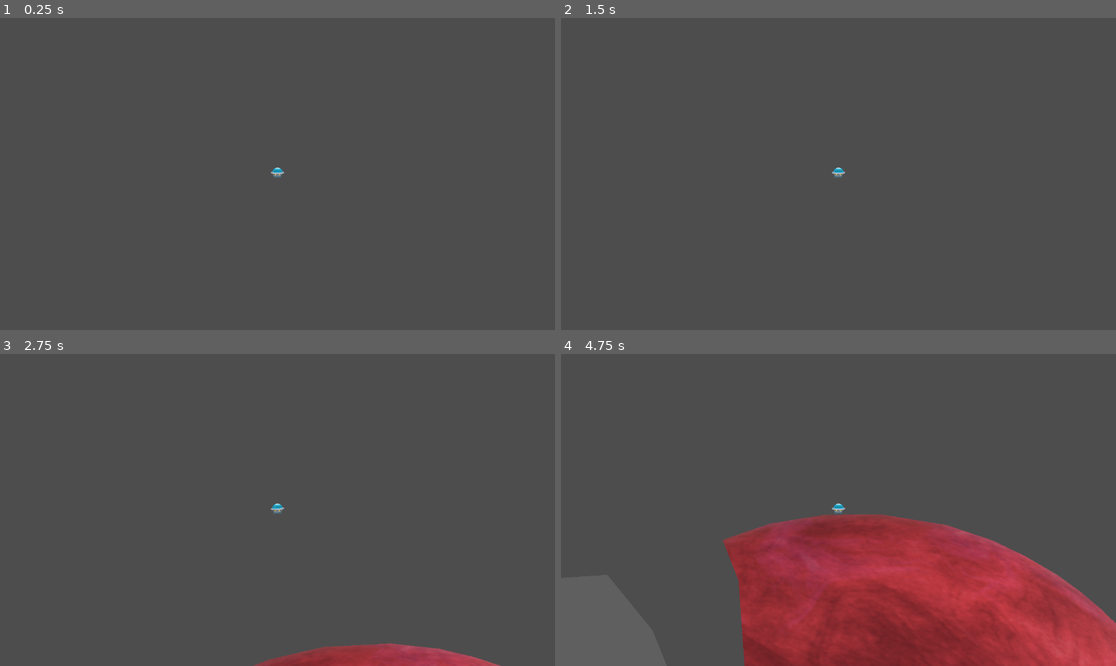
Above: before the commit, frames 1-4 (two rows, left to right).
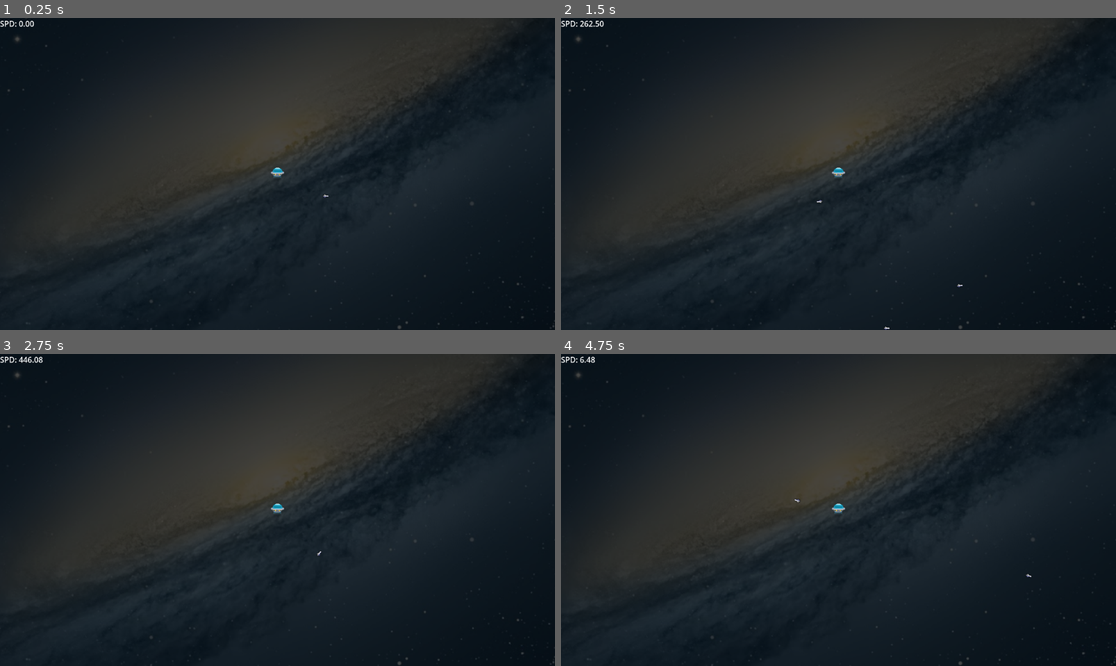
Above: after the commit, the same moments.

Repository: DeniZka/gravity_test
Game: Godot game, scene res://scene.tscn
The game is run twice, just before and just after one commit, with the same random seed, the same clock (stepped at 60 frames per second) and the same inputs. The engine's default icon, where the game draws it, is replaced by a stand-in: a white triangle on a blue panel in a dark square.
Inputs (mouse positions are in pixels of both pictures, inside the frame that each line leads up to):
- Up to frame 1 (0.25 s): no input
- Up to frame 2 (1.5 s): tap Enter at 0.5 s; move the mouse to (960, 158) at 0.52 s; hold D (right) 0.53-1.25 s; hold Space (force) 0.53-1.25 s; click (960, 158) at 0.67 s; tap T (test) at 0.8 s; drag from (727, 189) to (838, 174) at 1.27 s
- Up to frame 3 (2.75 s): move the mouse to (333, 441) at 2.02 s; hold D (right) from 2.03 s (still down); hold Space (force) from 2.03 s (still down); click (333, 441) at 2.17 s; tap T (test) at 2.3 s
- Up to frame 4 (4.75 s): release D (right) at 2.75 s; release Space (force) at 2.75 s; drag from (810, 572) to (672, 463) at 2.77 s; move the mouse to (1005, 556) at 3.52 s; hold A (left) 3.53-4.25 s; hold T (test) 3.53-4.25 s; click (1005, 556) at 3.67 s; drag from (672, 463) to (838, 510) at 4.27 s

The runs differ from the first frame. In frame 1, 97% of the frame differs, in the area x 0-100%, y 0-100%; in frame 2, 97%; in frame 3, 97%; in frame 4, 97%.

Commit message:
wip: destroy em

Diff:
--- /dev/null
+++ b/amogus.tscn
@@ -0,0 +1,20 @@
+[gd_scene load_steps=4 format=3 uid="uid://b2uwjewfppb18"]
+
+[ext_resource type="Script" uid="uid://yaka46uyewui" path="res://red_planet.gd" id="1_0syxu"]
+[ext_resource type="Texture2D" uid="uid://d2ih4e85vfueb" path="res://images/suit_owner.png" id="1_2mwk0"]
+[ext_resource type="Texture2D" uid="uid://bm0kxiuqmhu7c" path="res://images/suit.png" id="2_0syxu"]
+
+[node name="Amogus" type="AnimatableBody2D"]
+script = ExtResource("1_0syxu")
+
+[node name="CollisionPolygon2D" type="CollisionPolygon2D" parent="."]
+polygon = PackedVector2Array(-46, -45, -45, -50, -43, -57, -41, -64, -38, -72, -33, -80, -25, -86, -16, -90, -7, -92, 9, -92, 21, -90, 31, -86, 41, -80, 47, -75, 51, -69, 52, -67, 53, -65, 57, -64, 63, -60, 68, -54, 72, -43, 72, -31, 70, -25, 66, -19, 63, -16, 64, 2, 64, 29, 62, 44, 55, 77, 52, 83, 48, 86, 45, 88, 38, 89, 31, 89, 22, 88, 17, 86, 13, 80, 11, 62, 10, 61, 6, 61, 5, 62, 5, 71, 5, 80, 3, 88, 1, 91, -4, 95, -14, 97, -30, 97, -39, 94, -42, 89, -45, 59, -58, 58, -65, 55, -70, 49, -74, 37, -75, 27, -76, 4, -73, -20, -69, -37, -62, -42)
+
+[node name="SuitOwner" type="Sprite2D" parent="."]
+position = Vector2(0, 7)
+texture = ExtResource("1_2mwk0")
+
+[node name="Polygon2D" type="Polygon2D" parent="."]
+texture = ExtResource("2_0syxu")
+texture_offset = Vector2(75.965, 92.79)
+polygon = PackedVector2Array(-46, -45, -45, -50, -43, -57, -41, -64, -38, -72, -33, -80, -25, -86, -16, -90, -7, -92, 9, -92, 21, -90, 31, -86, 41, -80, 47, -75, 51, -69, 52, -67, 53, -65, 57, -64, 63, -60, 68, -54, 72, -43, 72, -31, 70, -25, 66, -19, 63, -16, 64, 2, 64, 29, 62, 44, 55, 77, 52, 83, 48, 86, 45, 88, 38, 89, 31, 89, 22, 88, 17, 86, 13, 80, 11, 62, 10, 61, 6, 61, 5, 62, 5, 71, 5, 80, 3, 88, 1, 91, -4, 95, -14, 97, -30, 97, -39, 94, -42, 89, -45, 59, -58, 58, -65, 55, -70, 49, -74, 37, -75, 27, -76, 4, -73, -20, -69, -37, -62, -42)
--- a/character_body_2d.gd
+++ b/character_body_2d.gd
@@ -49,10 +49,7 @@
 					gravity_force = up_direction.rotated(PI) * ga_keys[0].setup.gravity_str
 				else:
 					gravity_force = Vector2.DOWN.rotated(gravity_vector_rotation) * ga_keys[0].setup.gravity_str
-			else:
-				print("wall")
-			#gravity_force = Vector2.DOWN.rotated(gravity_vector_rotation) * ga_keys[0].setup.gravity_str
-			#print("own:", gravity_force)
+			#print("own:", gravity_force)ataaa
 	elif gravity_areas: #fly with gravity mix mplanet gravity
 		for garea in gravity_areas:
 			var nearest_q_len: float = INF
@@ -179,7 +176,7 @@
 	if event.is_action_released("force"):
 		up_force = Vector2.ZERO
 	if event.is_action_pressed("back_force"):
-		back_force = Vector2.DOWN * 150
+		back_force = Vector2.DOWN * 1500
 	if event.is_action_released("back_force"):
 		back_force = Vector2.ZERO
 
--- a/gravity_area.tscn
+++ b/gravity_area.tscn
@@ -3,7 +3,7 @@
 [ext_resource type="Script" uid="uid://dl1mvpq2oswla" path="res://gravity_area.gd" id="1_130um"]
 
 [sub_resource type="CircleShape2D" id="CircleShape2D_mtr83"]
-radius = 273.31
+radius = 404.00125
 
 [node name="Gravity" type="Area2D"]
 script = ExtResource("1_130um")
--- a/pool-manager/Pool2DBasic.gd
+++ b/pool-manager/Pool2DBasic.gd
@@ -1,4 +1,5 @@
 extends Node
+class_name PoolBasic
 
 #!!!----All pooled instances need these 2 things----!!!
 #func despawn() -> called when instance is finished
--- a/project.godot
+++ b/project.godot
@@ -74,6 +74,11 @@
 "events": [Object(InputEventMouseButton,"resource_local_to_scene":false,"resource_name":"","device":-1,"window_id":0,"a …(253 unchanged characters)…
 ]
 }
+shoot={
+"deadzone": 0.2,
+"events": [Object(InputEventMouseButton,"resource_local_to_scene":false,"resource_name":"","device":-1,"window_id":0,"alt_pressed":false,"shift_pressed":false,"ctrl_pressed":false,"meta_pressed":false,"button_mask":1,"position":Vector2(58, 9),"global_position":Vector2(67, 57),"factor":1.0,"button_index":1,"canceled":false,"pressed":true,"double_click":false,"script":null)
+]
+}
 
 [physics]
 
--- a/red_planet.gd
+++ b/red_planet.gd
@@ -13,39 +13,25 @@
 @onready var _polygon2d := $Polygon2D
 @onready var _col_polygon2d := $CollisionPolygon2D
 @onready var _rng := RandomNumberGenerator.new()
+var core_node: Node2D = null
+@onready var _pool_fracture_shards := $Pool_FractureShards
+
+@onready var polyFracture := PolygonFracture.new()
 
 
 
 func _ready() -> void:
 	_col_polygon2d.polygon = _polygon2d.polygon
+	var core_node = get_node("Core")
 
 	var childs = get_children()
 	for child in get_children():
 		if child is PlanetArea:
 			child.setup.set_master(self)
-	#$GravityArea.set_master(self)
-	#$OwnerArea.set_master(self)
 
-	_rng.randomize()
-	if placed_in_level:
-		var poly = PolygonLib.createCirclePolygon(radius, smoothing)
-		setPolygon(poly)
-
-		#linear_velocity = Vector2.RIGHT.rotated(PI * 2.0 * _rng.randf()) * _rng.randf_range(rand_linear_velocity_range.x, rand_linear_velocity_range.y)
-
-		_polygon2d.texture = poly_texture
-
-
-		if randomize_texture_properties and is_instance_valid(poly_texture):
-			var rand_scale : float = _rng.randf_range(0.25, 0.75)
-			var t_size = poly_texture.get_size() / rand_scale
-			var offset_range = t_size.x * 0.25
-			_polygon2d.texture_offset = (t_size / 2) + Vector2(_rng.randf_range(-offset_range, offset_range), _rng.randf_range(-offset_range, offset_range))
-			_polygon2d.texture_scale = Vector2(rand_scale, rand_scale)*10
-			_polygon2d.texture_rotation = _rng.randf_range(0.0, PI * 2.0)
-			#_polygon2d.texture_offset = Vector2(_rng.randf_range(-500, 500), _rng.randf_range(-500, 500))
-
-
+func _physics_process(delta: float) -> void:
+	if core_node:
+		core_node.rotate(0.01 * delta)
 
 func getGlobalRotPolygon() -> float:
 	return _polygon2d.global_rotation
@@ -80,3 +66,25 @@
 
 func get_shape_transform() -> Transform2D:
 	return _col_polygon2d.global_transform
+
+func append_strike(strike: StrikeInfo):
+	var cut_fracture_info: Dictionary = polyFracture.cutFracture(self.get_polygon(), strike.poly, self.global_transform,  Transform2D(), 0, 0, 0, 0)
+	set_polygon(cut_fracture_info.shapes[0].shape)
+	##var body: RigidShape = rigidbody_template.instantiate()
+	var total_area : float = PolygonLib.getPolygonArea(strike.poly)
+	for fracture in cut_fracture_info.fractures:
+		for fracture_shard in fracture:
+			var area_p : float = fracture_shard.area / total_area
+			var rand_lifetime : float = _rng.randf_range(.1, 1) #+ 2.0 * area_p
+			spawnFractureBody(fracture_shard, self.getTextureInfo(), 100, rand_lifetime)
+	pass
+
+func spawnFractureBody(fracture_shard : Dictionary, texture_info : Dictionary, new_mass : float, life_time : float) -> void:
+	var instance: FractureShard = _pool_fracture_shards.getInstance()
+	if not instance:
+		return
+
+	var dir : Vector2 = (fracture_shard.spawn_pos - fracture_shard.source_global_trans.get_origin()).normalized()
+	instance.spawn(fracture_shard.spawn_pos, fracture_shard.spawn_rot, fracture_shard.source_global_trans.get_scale(), life_time)
+	instance.setPolygon(fracture_shard.centered_shape, Color(1,1,1,.7), PolygonLib.setTextureOffset(texture_info, fracture_shard.centroid))
+	instance.setMass(new_mass)
--- a/red_planet.tscn
+++ b/red_planet.tscn
@@ -1,10 +1,13 @@
-[gd_scene load_steps=10 format=3 uid="uid://ccehe80xetj6t"]
+[gd_scene load_steps=13 format=3 uid="uid://ccehe80xetj6t"]
 
 [ext_resource type="Script" uid="uid://dl1mvpq2oswla" path="res://gravity_area.gd" id="1_606m0"]
 [ext_resource type="Script" uid="uid://yaka46uyewui" path="res://red_planet.gd" id="1_waapx"]
+[ext_resource type="Texture2D" uid="uid://cbnnf1jnp50fv" path="res://images/core.png" id="2_qb5by"]
 [ext_resource type="Texture2D" uid="uid://blvxaah04dx40" path="res://MeinPlanet.png" id="2_waapx"]
 [ext_resource type="Script" uid="uid://3rbkavm5a804" path="res://owner_area.gd" id="3_amldy"]
 [ext_resource type="Script" uid="uid://jv2vp43s31cy" path="res://PlanetAreaSetup.gd" id="3_pioia"]
+[ext_resource type="PackedScene" uid="uid://dhrqqo38wiuqi" path="res://pool-manager/Pool2DBasic.tscn" id="7_4qakw"]
+[ext_resource type="PackedScene" uid="uid://cmhuraialdsjy" path="res://FractureShard.tscn" id="8_wj02g"]
 
 [sub_resource type="Resource" id="Resource_qb5by"]
 script = ExtResource("3_pioia")
@@ -25,6 +28,10 @@
 
 [node name="RedPlanet" type="AnimatableBody2D"]
 script = ExtResource("1_waapx")
+
+[node name="Core" type="Sprite2D" parent="."]
+scale = Vector2(2.595, 2.595)
+texture = ExtResource("2_qb5by")
 
 [node name="GravityArea" type="Area2D" parent="."]
 gravity_space_override = 3
@@ -52,3 +59,10 @@
 texture_scale = Vector2(0.588, 0.588)
 polygon = PackedVector2Array(15.086945, -758.9857, 92.4397, -753.39, 151.6886, -743.18604, 209.41858, -728.74817, 262.2 …(1120 unchanged characters)…
 uv = PackedVector2Array(15.086945, -758.9857, 92.4397, -753.39, 151.6886, -743.18604, 209.41858, -728.74817, 262.29074, …(1115 unchanged characters)…
+
+[node name="Pool_FractureShards" parent="." instance=ExtResource("7_4qakw")]
+placed_in_level = true
+instance_template = ExtResource("8_wj02g")
+max_amount = 100
+instantiate_new_on_empty = true
+keep_instances_in_tree = true
--- /dev/null
+++ b/rocket.gd
@@ -0,0 +1,41 @@
+extends RigidBody2D
+class_name Rocket
+
+signal Despawn(ref)
+signal boom(strike: StrikeInfo)
+
+var angle: float = 0
+var vdir: Vector2 = Vector2.ZERO
+@onready var ray: RayCast2D = $Rocket/RayCast2D
+
+func spawn(pos : Vector2, rot : float, force: float) -> void:
+	visible = true
+	global_position = pos
+	global_rotation = rot
+	self.vdir = Vector2.RIGHT.rotated(rot) * force
+
+	set_process(true)
+	set_physics_process(true)
+
+
+func despawn() -> void:
+	visible = false
+	set_process(false)
+	set_physics_process(false)
+
+func _process(delta: float) -> void:
+	$Rocket.rotation = angle
+
+func _physics_process(delta: float) -> void:
+	apply_central_force(self.vdir)
+	if ray.is_colliding():
+		var collider = ray.get_collider()
+		if collider is Planet:
+			var pf = PolygonFracture.new()
+			var strike = StrikeInfo.new()
+			strike.poly = pf.generateRandomPolygon( Vector2.ONE * 50, Vector2.ONE *3, global_position)
+			strike.transform = Transform2D(0, global_position)
+			collider.append_strike(strike)
+			emit_signal("boom", strike)
+			queue_free()
+			emit_signal("Despawn")
--- /dev/null
+++ b/rocket.tscn
@@ -0,0 +1,21 @@
+[gd_scene load_steps=4 format=3 uid="uid://bduuaa41aj20f"]
+
+[ext_resource type="Script" uid="uid://dslffcswncaka" path="res://rocket.gd" id="1_5gt1y"]
+[ext_resource type="Texture2D" uid="uid://crv4qfjv5l8ap" path="res://images/projectiles/rocket.png" id="1_fj03e"]
+
+[sub_resource type="CircleShape2D" id="CircleShape2D_5gt1y"]
+radius = 3.0
+
+[node name="Rocket" type="RigidBody2D"]
+script = ExtResource("1_5gt1y")
+
+[node name="Rocket" type="Sprite2D" parent="."]
+position = Vector2(1, 0)
+texture = ExtResource("1_fj03e")
+
+[node name="RayCast2D" type="RayCast2D" parent="Rocket"]
+position = Vector2(-1, 0)
+target_position = Vector2(5, 0)
+
+[node name="CollisionShape2D" type="CollisionShape2D" parent="."]
+shape = SubResource("CircleShape2D_5gt1y")
--- a/scene.gd
+++ b/scene.gd
@@ -1,20 +1,26 @@
 extends Node2D
 
 @onready var player: CharacterBody2D = $CharacterBody2D
+@onready var camera: Camera2D = $CharacterBody2D/Camera2D
 
 @onready var rigidbody_template = preload("res://RigidBody2D.tscn")
 @onready var polyFracture := PolygonFracture.new()
 @onready var _rng := RandomNumberGenerator.new()
 @onready var _pool_fracture_shards := $Pool_FractureShards
 @onready var _pool_cut_visualizer := $Pool_CutVisualizer
-@onready var _pool_point_fracture_ball := $Pool_PointFractureBall
+@onready var _pool_rocket : PoolBasic  = $Pool_Rocket
 @onready var _source_polygon_parent := $SourceParent
 @onready var planet := $RedPlanet
 
 func _ready() -> void:
 	$AnimationPlayer.play("plank")
 	$AnimationPlayer2.play("planet")
+	_pool_rocket.addInstances(10)
 
+
+func _process(delta: float) -> void:
+	$CanvasLayer/Bg.rotation = -camera.global_rotation
+	$HUD/Speed.text = str("SPD: %0.2f" % player.velocity.length())
 
 func _on_character_body_2d_parent_found(area: Area2D) -> void:
 	if area is OwnerArea:
@@ -30,9 +36,16 @@
 	pass
 
 func _input(event: InputEvent) -> void:
+	if event.is_action_pressed("shoot"):
+		var rocket: Rocket = _pool_rocket.getInstance()
+		if rocket:
+			var dir = (get_local_mouse_position() - player.global_position).normalized()
+			rocket.spawn(player.global_position + dir * 30, dir.angle(), 700)
+
+		return
 	if event.is_action_pressed("test"):
 		var ct: Transform2D = $Cutout.transform
-		ct = ct.scaled(Vector2.ONE * (1/1.7))
+		#ct = ct.scaled(Vector2.ONE * (1/1.7))
 		var cut_fracture_info: Dictionary = polyFracture.cutFracture(planet.get_polygon(), $Cutout.polygon, planet.global_transform,  $Cutout.transform, 0, 0, 0, 0)
 		planet.set_polygon(cut_fracture_info.shapes[0].shape)
 		#var body: RigidShape = rigidbody_template.instantiate()
--- a/scene.tscn
+++ b/scene.tscn
@@ -1,7 +1,8 @@
-[gd_scene load_steps=20 format=3 uid="uid://dkrqw355dj5dq"]
+[gd_scene load_steps=23 format=3 uid="uid://dkrqw355dj5dq"]
 
 [ext_resource type="Script" uid="uid://d1fttd360x0jv" path="res://scene.gd" id="1_m7jmp"]
 [ext_resource type="Texture2D" uid="uid://cj6i6v7ep4mua" path="res://icon.svg" id="1_ulcgi"]
+[ext_resource type="Texture2D" uid="uid://4rltp373nh24" path="res://images/bg.jpg" id="2_5c1cw"]
 [ext_resource type="PackedScene" uid="uid://dtp43fn7aofrb" path="res://planet.tscn" id="2_3253y"]
 [ext_resource type="Script" uid="uid://dve55gxvicm7k" path="res://moon.gd" id="3_u3cyc"]
 [ext_resource type="PackedScene" uid="uid://ccehe80xetj6t" path="res://red_planet.tscn" id="5_ni31j"]
@@ -10,6 +11,8 @@
 [ext_resource type="PackedScene" uid="uid://dhrqqo38wiuqi" path="res://pool-manager/Pool2DBasic.tscn" id="8_xlvrw"]
 [ext_resource type="PackedScene" uid="uid://cmhuraialdsjy" path="res://FractureShard.tscn" id="9_5juve"]
 [ext_resource type="PackedScene" path="res://CutShapeVisualizer.tscn" id="9_73fnb"]
+[ext_resource type="PackedScene" uid="uid://b2uwjewfppb18" path="res://amogus.tscn" id="12_akxrc"]
+[ext_resource type="PackedScene" uid="uid://bduuaa41aj20f" path="res://rocket.tscn" id="13_akxrc"]
 
 [sub_resource type="CircleShape2D" id="CircleShape2D_nxogm"]
 radius = 18.317427
@@ -103,6 +106,16 @@
 [node name="Node2D" type="Node2D"]
 script = ExtResource("1_m7jmp")
 
+[node name="CanvasLayer" type="CanvasLayer" parent="."]
+layer = -1
+
+[node name="Bg" type="Sprite2D" parent="CanvasLayer"]
+modulate = Color(0.28, 0.28, 0.28, 1)
+z_index = -1
+position = Vector2(577, 326)
+scale = Vector2(1.3, 1.3)
+texture = ExtResource("2_5c1cw")
+
 [node name="CutsParent" type="Node2D" parent="."]
 
 [node name="Place" type="Sprite2D" parent="."]
@@ -294,15 +307,18 @@
 &"": SubResource("AnimationLibrary_y2354")
 }
 
-[node name="CanvasLayer" type="CanvasLayer" parent="."]
-
 [node name="SubViewport" type="SubViewport" parent="."]
 
 [node name="RedPlanet" parent="." instance=ExtResource("5_ni31j")]
 position = Vector2(1940, 437)
+rand_linear_velocity_range = Vector2(750, 1000)
+radius = 250.0
+smoothing = 1
+placed_in_level = false
+randomize_texture_properties = true
 
 [node name="CharacterBody2D" parent="." instance=ExtResource("5_xlvrw")]
-position = Vector2(1361, -891)
+position = Vector2(396, -489)
 
 [node name="Camera2D" type="Camera2D" parent="CharacterBody2D"]
 ignore_rotation = false
@@ -323,12 +339,27 @@
 instance_template = ExtResource("9_73fnb")
 max_amount = 25
 
-[node name="Pool_PointFractureBall" parent="." instance=ExtResource("8_xlvrw")]
+[node name="Pool_Rocket" parent="." instance=ExtResource("8_xlvrw")]
+placed_in_level = true
+instance_template = ExtResource("13_akxrc")
+max_amount = 9
 
 [node name="Cutout" type="Polygon2D" parent="."]
 modulate = Color(1, 1, 1, 0.101960786)
-position = Vector2(1157, 3)
+position = Vector2(975, 3)
 polygon = PackedVector2Array(-34, -115, 211, -153, 315, -46, 404, 130, 377, 209, 426, 284, 560, 244, 477, 337, 304, 330, 104, 233, -27, 206, -155, 36)
+
+[node name="Amogus" parent="." instance=ExtResource("12_akxrc")]
+position = Vector2(3709, -215)
+
+[node name="HUD" type="CanvasLayer" parent="."]
+
+[node name="Speed" type="Label" parent="HUD"]
+offset_right = 40.0
+offset_bottom = 23.0
+
+[node name="Rocket" parent="." instance=ExtResource("13_akxrc")]
+position = Vector2(495, -443)
 
 [connection signal="parent_found" from="CharacterBody2D" to="." method="_on_character_body_2d_parent_found"]
 [connection signal="parent_lost" from="CharacterBody2D" to="." method="_on_character_body_2d_parent_lost"]
--- /dev/null
+++ b/strike_info.gd
@@ -0,0 +1,5 @@
+extends Resource
+class_name StrikeInfo
+
+@export var poly: PackedVector2Array = []
+@export var transform: Transform2D
--- a/test.tscn
+++ b/test.tscn
@@ -16,6 +16,10 @@
 [sub_resource type="CapsuleShape2D" id="CapsuleShape2D_8uh7m"]
 radius = 9.5
 height = 70.75
+
+[sub_resource type="CapsuleShape2D" id="CapsuleShape2D_6uqi0"]
+radius = 9.5
+height = 31.74
 
 [sub_resource type="RectangleShape2D" id="RectangleShape2D_37kl0"]
 size = Vector2(26.935, 19)
@@ -62,7 +66,36 @@
 shape = SubResource("CapsuleShape2D_8uh7m")
 
 [node name="CollisionShape2D6" type="CollisionShape2D" parent="Area2D"]
-position = Vector2(39, -1)
+position = Vector2(37, -1)
+rotation = 1.5707964
+shape = SubResource("CapsuleShape2D_6uqi0")
+
+[node name="CollisionShape2D7" type="CollisionShape2D" parent="Area2D"]
+position = Vector2(50, -1)
+rotation = 1.5707964
+shape = SubResource("CapsuleShape2D_6uqi0")
+
+[node name="CollisionShape2D8" type="CollisionShape2D" parent="Area2D"]
+position = Vector2(63, -2)
+rotation = 1.3960499
+shape = SubResource("CapsuleShape2D_6uqi0")
+
+[node name="CollisionShape2D9" type="CollisionShape2D" parent="Area2D"]
+position = Vector2(74, -7)
+rotation = 0.8450084
+shape = SubResource("CapsuleShape2D_6uqi0")
+
+[node name="CollisionShape2D10" type="CollisionShape2D" parent="Area2D"]
+position = Vector2(81, -18)
+rotation = 0.2667153
+shape = SubResource("CapsuleShape2D_6uqi0")
+
+[node name="Rect" type="CollisionShape2D" parent="Area2D"]
+position = Vector2(14, 44)
+shape = SubResource("RectangleShape2D_37kl0")
+
+[node name="Rect2" type="CollisionShape2D" parent="Area2D"]
+position = Vector2(35, 44)
 shape = SubResource("RectangleShape2D_37kl0")
 
 [node name="CollisionShape2D2" type="CollisionShape2D" parent="Area2D"]
Binary file added: images/bg.jpg
Not shown, added: images/bg.jpg.import
Binary file added: images/core.png
Not shown, added: images/core.png.import
Binary file added: images/explosion/boom01.png
Not shown, added: images/explosion/boom01.png.import
Binary file added: images/explosion/boom02.png
Not shown, added: images/explosion/boom02.png.import
Binary file added: images/explosion/boom03.png
Not shown, added: images/explosion/boom03.png.import
Binary file added: images/explosion/boom04.png
Not shown, added: images/explosion/boom04.png.import
(and 43 more such lines)
